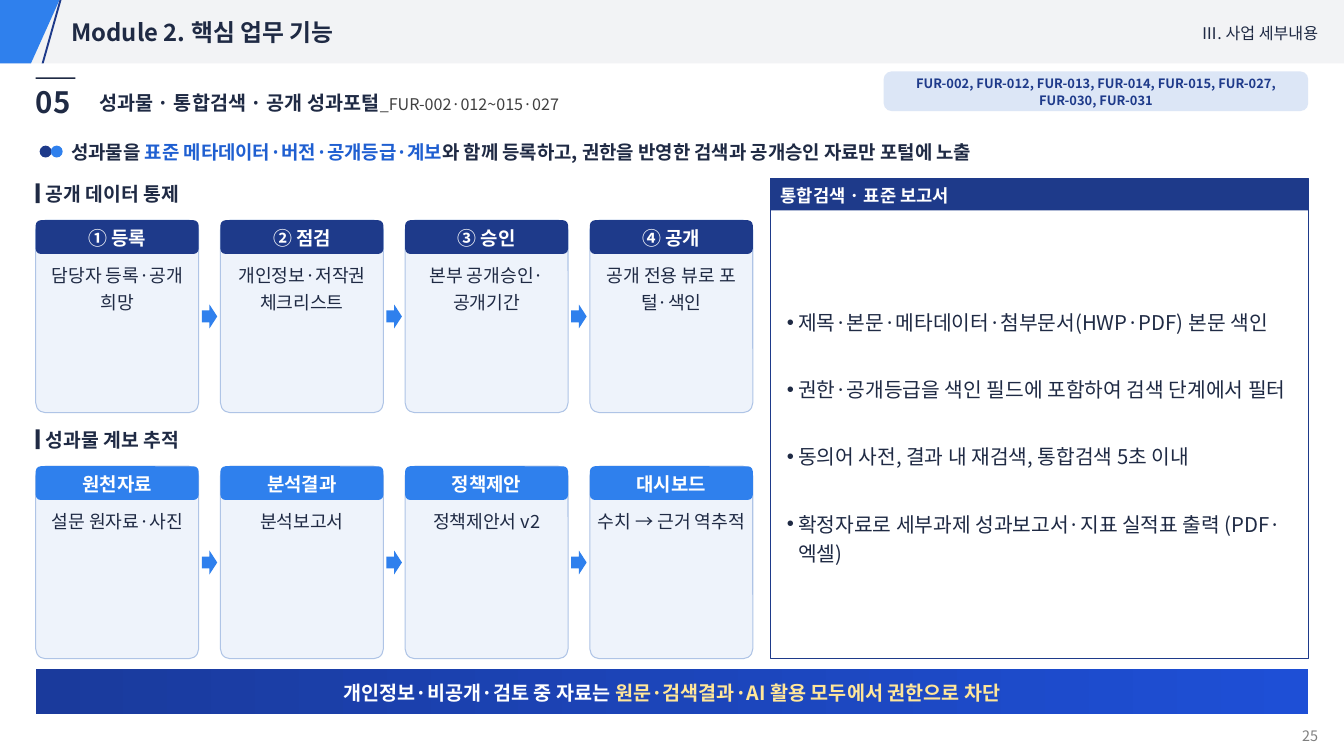
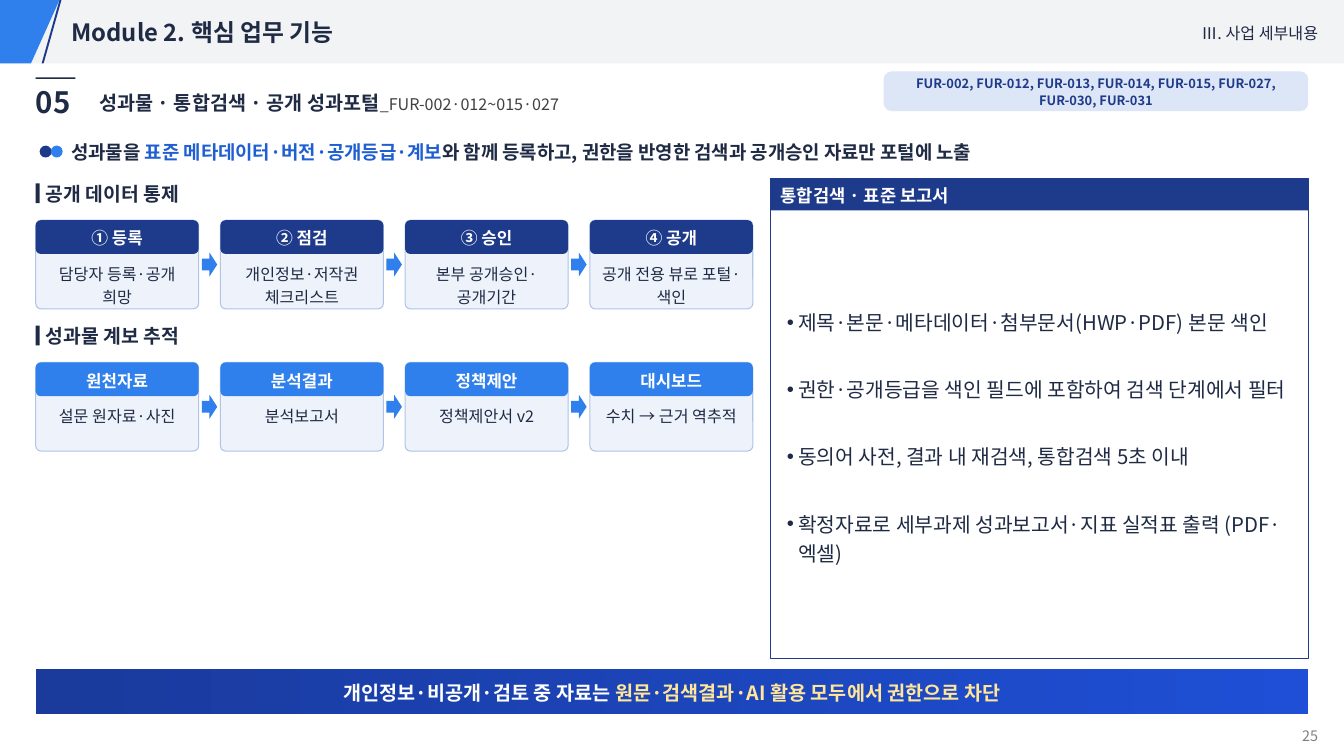
Before and after one commit to hwangsteeve-tech/hbjw, a slide deck: slide 25 of proposals/2026-10_pnu-ai-platform/발표자료.pptx. Drawn at 1344x756 pixels with LibreOffice and Linux fonts; fonts in the diff are those of the drawing. Boxes give left, top, right and bottom in pixels: in the first picture for what was removed or moved away, otherwise in the second. Text is boxed around its words. In the diff, an @@ line names an element or a change of style, - is before the commit and + after.

```diff
--- a/proposals/2026-10_pnu-ai-platform/발표자료.pptx
+++ b/proposals/2026-10_pnu-ai-platform/발표자료.pptx
@@ rounded rectangle: place and size @@
-rounded rectangle at <box>35,221,199,413</box>
+rounded rectangle at <box>35,221,199,310</box>
@@ rounded rectangle: place and size @@
-rounded rectangle at <box>221,221,384,413</box>
+rounded rectangle at <box>221,221,384,310</box>
@@ rounded rectangle: place and size @@
-rounded rectangle at <box>405,221,569,413</box>
+rounded rectangle at <box>405,221,569,310</box>
@@ rounded rectangle: place and size @@
-rounded rectangle at <box>590,221,753,413</box>
+rounded rectangle at <box>590,221,753,310</box>
@@ 3 right arrows: place and size @@
-3 right arrows at <box>202,304,587,329</box>
+3 right arrows at <box>202,253,587,277</box>
@@ 4 rounded rectangles, 1 text, 1 rectangle: place and size @@
-4 rounded rectangles, 1 text, 1 rectangle at <box>35,430,753,500</box>
+4 rounded rectangles, 1 text, 1 rectangle at <box>35,326,753,396</box>
@@ rounded rectangle: place and size @@
-rounded rectangle at <box>35,467,199,659</box>
+rounded rectangle at <box>35,363,199,452</box>
@@ rounded rectangle: place and size @@
-rounded rectangle at <box>221,467,384,659</box>
+rounded rectangle at <box>221,363,384,452</box>
@@ rounded rectangle: place and size @@
-rounded rectangle at <box>405,467,569,659</box>
+rounded rectangle at <box>405,363,569,452</box>
@@ size 13.5 to 12.1 pt in 8 elements at <box>35,221,199,254</box>, <box>221,221,384,254</box>, <box>405,221,569,254</box>, <box>590,221,753,254</box>, <box>35,363,199,396</box>, <box>221,363,384,396</box>, <box>405,363,569,396</box>, <box>590,363,753,396</box> @@
@@ rounded rectangle: place and size @@
-rounded rectangle at <box>590,467,753,659</box>
+rounded rectangle at <box>590,363,753,452</box>
@@ text "설문 원자료·사진": place and size @@
-text "설문 원자료·사진" at <box>52,513,183,530</box>
+text "설문 원자료·사진" at <box>59,408,175,424</box>
@@ text "분석보고서": place and size @@
-text "분석보고서" at <box>260,513,344,530</box>
+text "분석보고서" at <box>265,408,339,424</box>
@@ text "정책제안서 v2": place and size @@
-text "정책제안서 v2" at <box>433,513,541,530</box>
+text "정책제안서 v2" at <box>439,408,534,424</box>
@@ 3 right arrows: place and size @@
-3 right arrows at <box>202,551,587,575</box>
+3 right arrows at <box>202,395,587,419</box>
@@ size 13 to 11.5 pt in 8 elements at <box>59,266,175,305</box>, <box>436,266,537,305</box>, <box>602,266,741,304</box>, <box>245,266,358,305</box>, <box>59,408,175,424</box>, <box>265,408,339,424</box>, <box>439,408,534,424</box>, <box>606,408,736,424</box> @@
@@ text "수치 → 근거 역추적": place and size @@
-text "수치 → 근거 역추적" at <box>598,513,745,530</box>
+text "수치 → 근거 역추적" at <box>606,408,736,424</box>
```
Also in this commit, not shown: 9 other slides changed, 5 other files.
